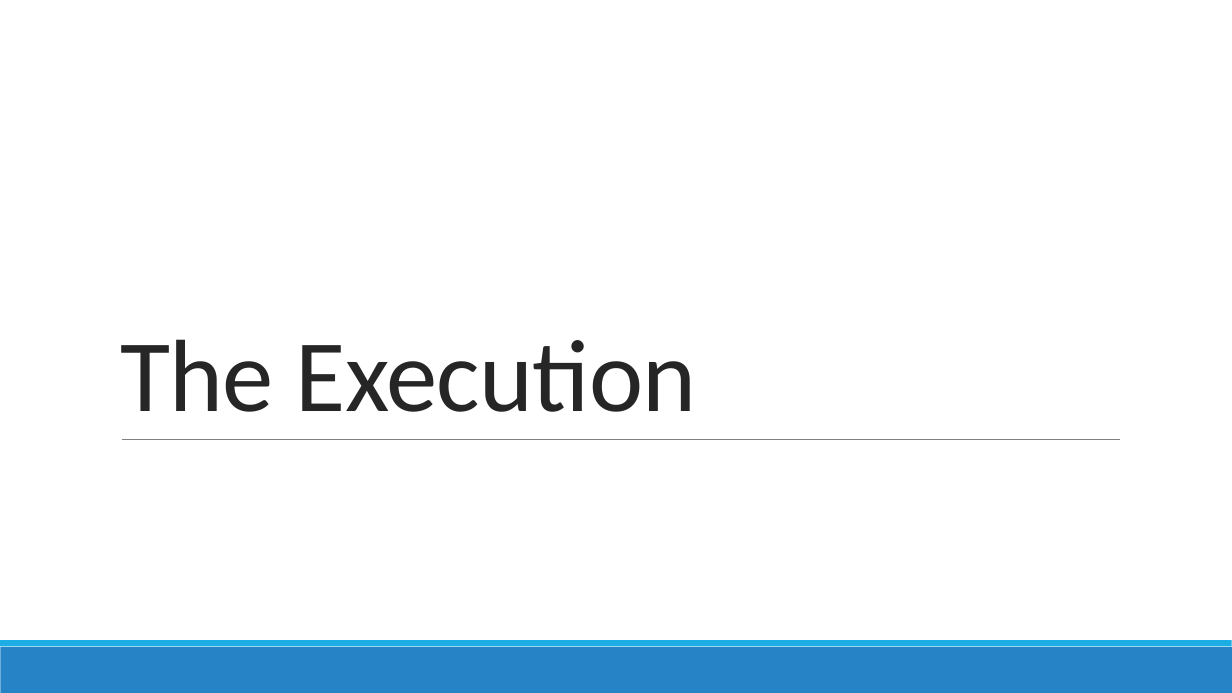
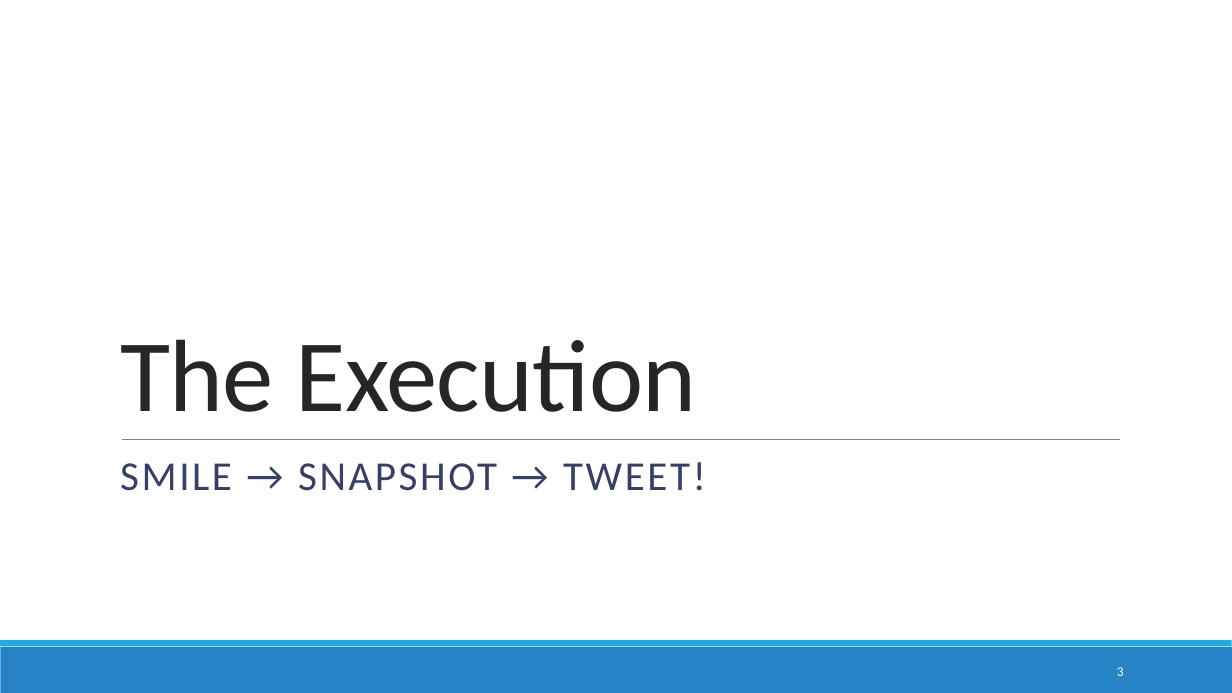
Before and after one commit to mariehuynh/joycast, a slide deck: slide 3 of JoyCast.pptx. Drawn at 1232x693 pixels with LibreOffice and Linux fonts; fonts in the diff are those of the drawing. Boxes give left, top, right and bottom in pixels: in the first picture for what was removed or moved away, otherwise in the second. Text is boxed around its words. In the diff, an @@ line names an element or a change of style, - is before the commit and + after.

```diff
--- a/JoyCast.pptx
+++ b/JoyCast.pptx
@@ text added at (120,462,706,491), 32 pt, text #344068 @@
+SMILE → SNAPSHOT → TWEET!
@@ page number added at (1117,667,1124,676), 10.5 pt, text #FFFFFF @@
+3
```
Also in this commit, not shown: 5 other slides changed, 1 slide added, 3 slides removed.
